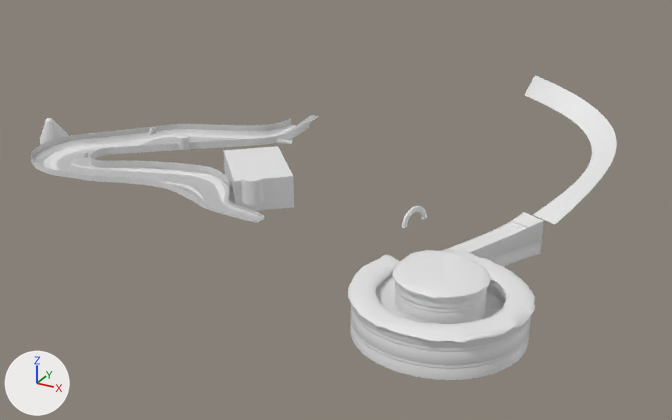
An edit to the Blender file Assets/Scenes/Scene_3/Scene_3.blend, drawn before and after from the same camera.
Both versions are drawn from a camera (50 mm lens) standing at (1166.0, -1987.0, 744.0) and looking at (226.0, -278.0, -111.0). Every picture has the same lights, and +X, +Y and +Z are marked at lower left. Objects named as collision shapes, trigger or cutter boxes, shadow casters or lower levels of detail are left out.

In view in the first picture: 'Cube', 'Cylinder.002', 'NurbsPath', 'NurbsPath.001', 'NurbsPath.008', 'Road_1', 'Vis_OffRoad_1', 'Vis_OffRoad_2', 'Vis_WaterSurface', 'Wall_1', 'cake_cream_1'.
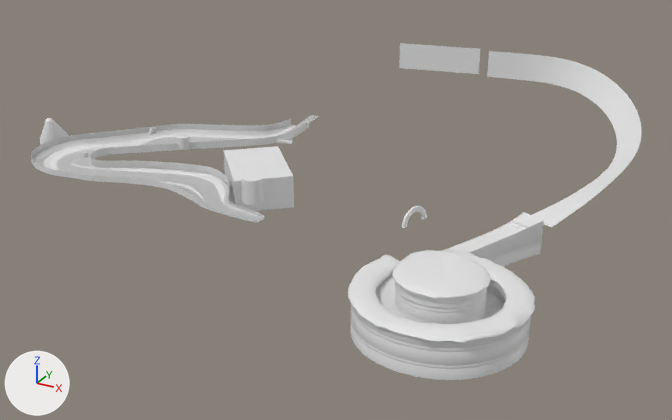
Boxes [x1, y1, x2, y2] around the edits, measured in the pictures (672 x 420 px):
'NurbsPath', reshaped, moved (162% wider, 23% taller)
    before: [525, 75, 617, 225]
    after: [399, 43, 642, 227]

The change, as a list of edits to the scene's bpy script:
```text
Change cu_nurbspath_010:
    remove _sp.points.foreach_set('co', [686.7, -210.1, -61.72, 1.0, 711.0, -160.0, -40.86, 1.0, 733.1, -111.1, -19.12, 1.0, 749.5, -63.67, 3.774, 1.0, 755.0, -17.77, 26.86, 1.0, 744.5, 25.83, 48.75, 1.0, 714.5, 64.91, 70.14, 1.0, 665.1, 96.97, 89.37, 1.0, 600.0, 121.4, 105.4, 1.0, 526.2, 140.8, 119.3, 1.0])
    remove _sp.points.foreach_set('radius', [1.406, 1.365, 1.323, 1.313, 1.303, 1.282, 1.241, 1.199, 1.199, 1.199])
    remove _sp.points.foreach_set('tilt', [0.0, -0.117, -0.233, -0.35, -0.466, -0.583, -0.699, -0.816, -0.932, -1.049])
    remove _sp.order_u = 5
    _sp: cu_nurbspath_010.splines.new('NURBS'); _sp.points.add(9) -> cu_nurbspath_010.splines.new('NURBS'); _sp.points.add(8)
    add _sp.points.foreach_set('co', [-11.1, -33.9, -17.62, 1.0, 29.38, 52.69, -2.597, 1.0, 76.8, 163.5, 26.05, 1.0, 100.1, 270.4, 58.2, 1.0, 66.77, 374.7, 102.8, 1.0, -14.18, 448.3, 146.1, 1.0, -120.1, 479.3, 170.8, 1.0, -220.3, 463.6, 170.8, 1.0, -314.1, 445.9, 170.8, 1.0])
    add _sp.points.foreach_set('tilt', [0.0, -0.224, -0.449, -0.673, -0.898, -1.122, -1.346, -1.571, -1.571])
    where _sp = cu_nurbspath_010.splines.new('NURBS'); _sp.points.add(9)
    remove _sp.resolution_u = 6
    where _sp = cu_nurbspath_010.splines.new('NURBS'); _sp.points.add(9)
    remove _sp.use_smooth = False
    add _sp = cu_nurbspath_010.splines.new('NURBS'); _sp.points.add(2)
    add _sp.points.foreach_set('co', [-341.7, 457.7, 170.8, 1.0, -446.6, 435.6, 170.8, 1.0, -549.3, 413.5, 170.8, 1.0])
    add _sp.points.foreach_set('tilt', [-1.571, -1.571, -1.571])
    add _sp.order_u = 2
    add _sp.order_v = 0
    add _sp.use_endpoint_u = True
    remove cu_nurbspath_010.resolution_u = 6
    cu_nurbspath_010.bevel_object: ob_roadbackbone_4 -> ob_roadbackbone_6
Add cu_nurbspath_002:
    cu_nurbspath_002 = bpy.data.curves.new('NurbsPath.002', 'CURVE')
    cu_nurbspath_002.dimensions = '3D'
    _sp = cu_nurbspath_002.splines.new('POLY'); _sp.points.add(8)
    _sp.points.foreach_set('co', [-33.75, 0.0, 0.0, 1.0, -25.31, 0.0, 0.0, 1.0, -16.88, 0.0, 0.0, 1.0, -8.438, 0.0, 0.0, 1.0, 0.0, 0.0, 0.0, 1.0, 8.438, 0.0, 0.0, 1.0, 16.88, 0.0, 0.0, 1.0, 25.31, 0.0, 0.0, 1.0, 33.75, 0.0, 0.0, 1.0])
    _sp.points.foreach_set('radius', [0.8, 0.8, 0.8, 0.8, 0.8, 0.8, 0.8, 0.8, 0.8])
    _sp.order_u = 2
    _sp.order_v = 0
    _sp.resolution_u = 1
    _sp.use_endpoint_u = True
    cu_nurbspath_002.use_path = True
    cu_nurbspath_002.bevel_mode = 'OBJECT'
    cu_nurbspath_002.resolution_u = 1
    cu_nurbspath_002.fill_mode = 'FULL'
Remove ob_roadbackbone_4:
    ob_roadbackbone_4 = bpy.data.objects.new('RoadBackbone_4', cu_nurbspath_009)
    ob_roadbackbone_4.location = (0.0, 0.0, 0.0)
Change ob_nurbspath:
    ob_nurbspath.location: (0.0, 0.0, 0.0) -> (693.0, -192.0, -44.0)
Add ob_roadbackbone_6:
    ob_roadbackbone_6 = bpy.data.objects.new('RoadBackbone_6', cu_nurbspath_002)
    ob_roadbackbone_6.location = (0.0, 0.0, 0.0)
```
